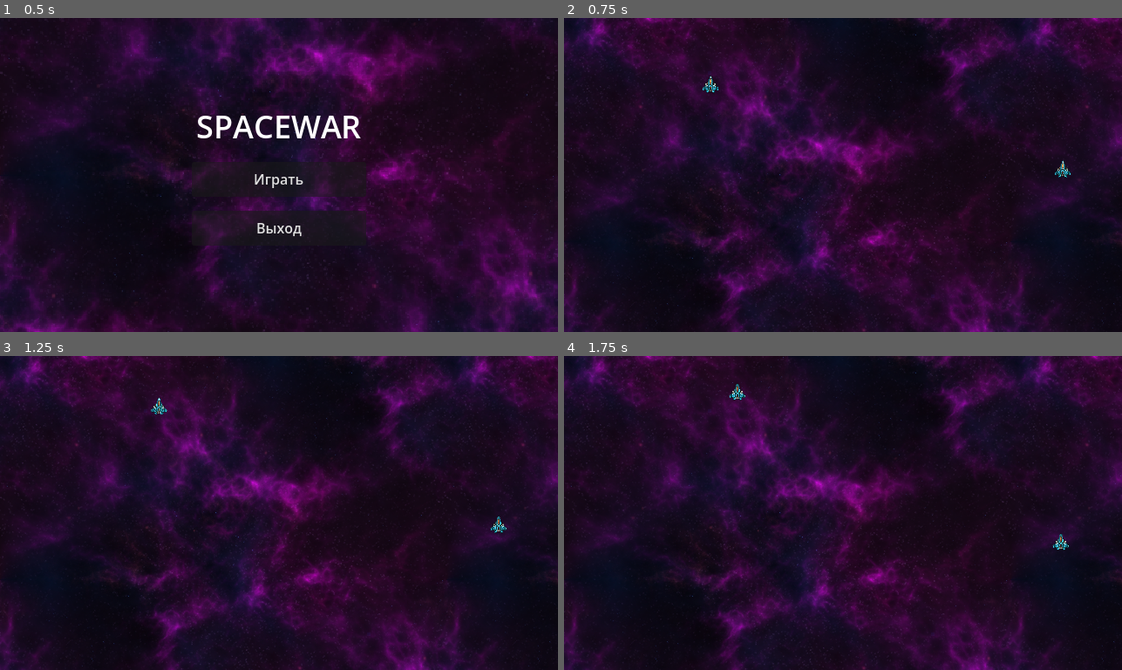
Above: before the commit, frames 1-4 (two rows, left to right).
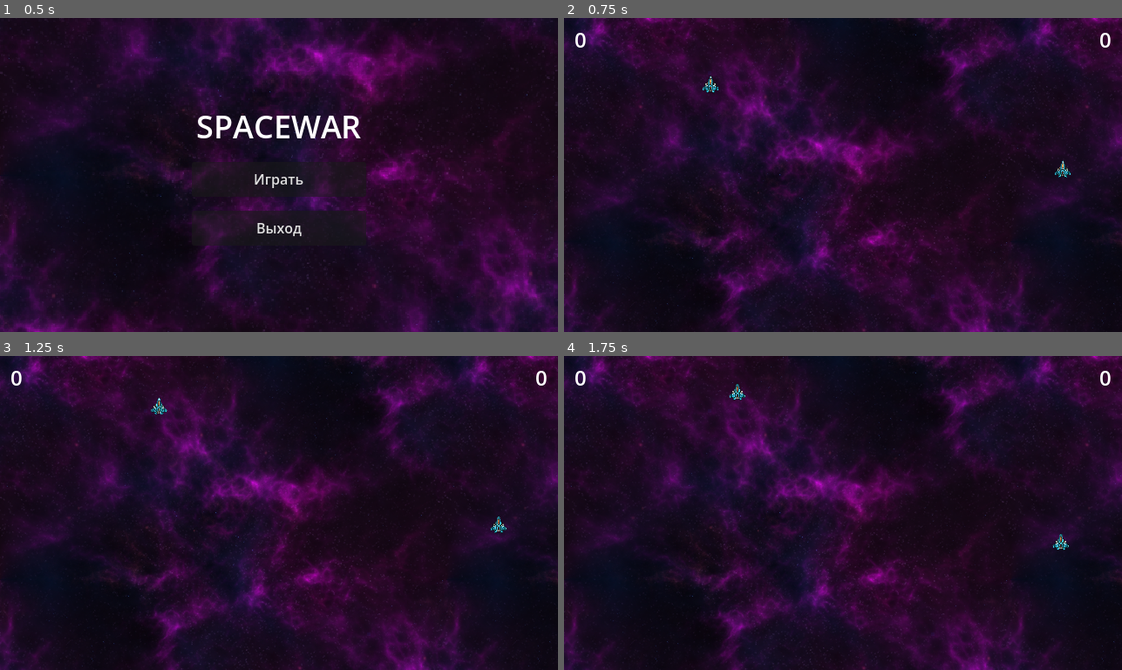
Above: after the commit, the same moments.

Repository: DeeJeezz/4-spacewar
Game: Godot game, scene res://scenes/main/main.tscn
Same seed, same stepped clock (60 frames per second), same inputs: the game is played once before the commit and once after it.
Inputs:
- Up to frame 1 (0.5 s): no input
- Up to frame 2 (0.75 s): click "Играть" at 0.5 s
- Up to frame 3 (1.25 s): no input
- Up to frame 4 (1.75 s): no input

Frame 1 is identical in both runs. In frame 2, 0.1% of the frame differs, in the area x 2-98%, y 4-10%; in frame 3, 0.1%; in frame 4, 0.1%.

Commit message:
score manager

Diff:
--- a/scenes/game/game.tscn
+++ b/scenes/game/game.tscn
@@ -3,6 +3,8 @@
 [ext_resource type="Texture2D" uid="uid://cmkv2khfif7sl" path="res://assets/img/background/Purple_Nebula_04-512x512.png" id="1_0sr1o"]
 [ext_resource type="PackedScene" uid="uid://dgn2txqvk7ovf" path="res://scenes/player/player.tscn" id="1_sul5r"]
 [ext_resource type="Script" uid="uid://d0vthlgdxh2fm" path="res://scenes/game/star.gd" id="2_7h61r"]
+[ext_resource type="Script" uid="uid://dpyfmjjlpt7ys" path="res://scenes/game/score_manager.gd" id="3_score_mgr"]
+[ext_resource type="Script" uid="uid://dnrkwj0s2yqso" path="res://scenes/game/ui_manager.gd" id="4_ui_mgr"]
 
 [sub_resource type="RectangleShape2D" id="RectangleShape2D_e0byr"]
 size = Vector2(680, 400)
@@ -45,3 +47,39 @@
 
 [node name="CollisionShape2D" type="CollisionShape2D" parent="Star" unique_id=1252287292]
 shape = SubResource("RectangleShape2D_e0byr")
+
+[node name="ScoreManager" type="Node" parent="."]
+script = ExtResource("3_score_mgr")
+
+[node name="UI" type="CanvasLayer" parent="."]
+script = ExtResource("4_ui_mgr")
+
+[node name="ScoreHUD" type="Control" parent="UI"]
+layout_mode = 3
+anchors_preset = 15
+anchor_right = 1.0
+anchor_bottom = 1.0
+grow_horizontal = 2
+grow_vertical = 2
+
+[node name="P1ScoreLabel" type="Label" parent="UI/ScoreHUD"]
+unique_name_in_owner = true
+layout_mode = 1
+offset_left = 12.0
+offset_top = 8.0
+theme_override_font_sizes/font_size = 24
+text = "0"
+
+[node name="P2ScoreLabel" type="Label" parent="UI/ScoreHUD"]
+unique_name_in_owner = true
+layout_mode = 1
+anchors_preset = 1
+anchor_left = 1.0
+anchor_right = 1.0
+offset_left = -60.0
+offset_top = 8.0
+offset_right = -12.0
+grow_horizontal = 0
+theme_override_font_sizes/font_size = 24
+text = "0"
+horizontal_alignment = 2
--- /dev/null
+++ b/scenes/game/score_manager.gd
@@ -0,0 +1,44 @@
+class_name ScoreManager
+extends Node
+## Tracks player scores.
+##
+## Usage: [br]
+## * Add as a child of the [Game] scene root. [br]
+## * Listens to each [Player]'s [Hurtbox] and [Health] signals: hitting an enemy
+## ship grants [constant HIT_POINTS], destroying one grants [constant KILL_POINTS].
+## [br]
+## * The [param attacker_player_index] carried by the signals identifies the
+## player who should score. Ship-vs-ship collisions carry index 0 and score nothing.
+
+signal score_changed(player_index: int, score: int)
+
+const HIT_POINTS: int = 50
+const KILL_POINTS: int = 150
+
+var scores: Dictionary = { 1: 0, 2: 0 }
+
+
+func _ready() -> void:
+	_register_player(get_parent().get_node("Player1"))
+	_register_player(get_parent().get_node("Player2"))
+
+
+func add_score(player_index: int, points: int) -> void:
+	if not scores.has(player_index):
+		return
+	scores[player_index] += points
+	score_changed.emit(player_index, scores[player_index])
+
+
+func _register_player(player: Player) -> void:
+	player.get_node("Hurtbox").damage_received.connect(_on_damage_received)
+	player.get_node("Health").died.connect(_on_died)
+
+
+func _on_damage_received(_amount: int, attacker_player_index: int) -> void:
+	add_score(attacker_player_index, HIT_POINTS)
+
+
+func _on_died(attacker_player_index: int) -> void:
+	if attacker_player_index != 0:
+		add_score(attacker_player_index, KILL_POINTS)
--- /dev/null
+++ b/scenes/game/ui_manager.gd
@@ -0,0 +1,24 @@
+class_name UIManager
+extends CanvasLayer
+## Displays player scores on screen.
+##
+## Usage: [br]
+## * Add as a child of the [Game] scene root, next to the [ScoreManager]. [br]
+## * Expects the scene to define P1ScoreLabel / P2ScoreLabel nodes with unique
+## names, showing each player's score in a screen corner.
+
+@onready var _p1_score_label: Label = %P1ScoreLabel
+@onready var _p2_score_label: Label = %P2ScoreLabel
+@onready var _score_manager: ScoreManager = get_node("../ScoreManager")
+
+
+func _ready() -> void:
+	_score_manager.score_changed.connect(_on_score_changed)
+
+
+func _on_score_changed(player_index: int, score: int) -> void:
+	match player_index:
+		1:
+			_p1_score_label.text = str(score)
+		2:
+			_p2_score_label.text = str(score)
--- a/scenes/player/health.gd
+++ b/scenes/player/health.gd
@@ -8,7 +8,7 @@
 ## collisions kill instantly.
 
 signal health_changed(current: int, max_health: int)
-signal died
+signal died(attacker_player_index: int)
 
 @export var max_health: int = 3
 
@@ -23,14 +23,14 @@
 	hurtbox.ship_collided.connect(kill)
 
 
-func take_damage(amount: int) -> void:
+func take_damage(amount: int, attacker_player_index: int) -> void:
 	if is_dead or amount <= 0:
 		return
 	current_health = maxi(current_health - amount, 0)
 	health_changed.emit(current_health, max_health)
 	if current_health == 0:
 		is_dead = true
-		died.emit()
+		died.emit(attacker_player_index)
 
 
 func kill() -> void:
@@ -39,4 +39,4 @@
 	current_health = 0
 	is_dead = true
 	health_changed.emit(current_health, max_health)
-	died.emit()
+	died.emit(0)
--- a/scenes/player/hurtbox.gd
+++ b/scenes/player/hurtbox.gd
@@ -2,7 +2,7 @@
 extends Area2D
 ## Hurtbox for the player.
 
-signal damage_received(amount: int)
+signal damage_received(amount: int, attacker_player_index: int)
 signal ship_collided
 
 
@@ -16,7 +16,7 @@
 		var player: Player = get_parent()
 		if area.owner_player_index == player.player_index:
 			return
-		damage_received.emit(area.damage)
+		damage_received.emit(area.damage, area.owner_player_index)
 		area.queue_free()
 
 
--- a/scenes/player/player.gd
+++ b/scenes/player/player.gd
@@ -92,7 +92,7 @@
 		)
 
 
-func _on_died() -> void:
+func _on_died(_attacker_player_index: int) -> void:
 	set_process(false)
 	set_physics_process(false)
 	set_deferred(&"collision_layer", 0)
Not shown, added: scenes/game/score_manager.gd.uid
Not shown, added: scenes/game/ui_manager.gd.uid
Not shown, changed: AGENTS.md
